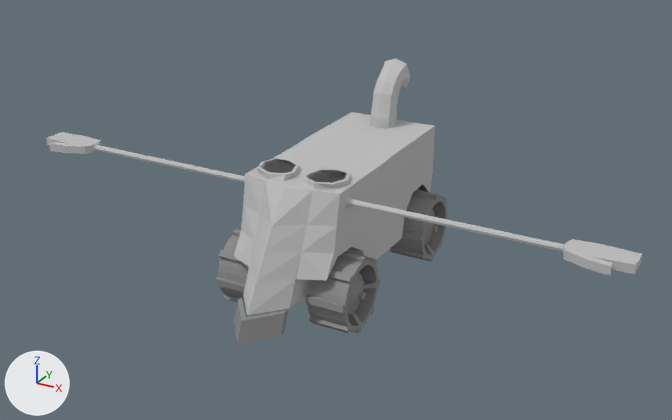
Renders of the Blender file assets/gear.blend from each side of a commit.
One viewpoint serves both versions: a 50 mm lens placed at (8.25, -14.51, 7.31), pointed at (0.3, -0.07, 0.09). Every picture has the same lights, and +X, +Y and +Z are marked at lower left. The same objects are shown in both versions, whatever each file hides.

In view in the first picture: 'tank01', 'tank01.001', 'tire01', 'tire01.001', 'tire01.003'.
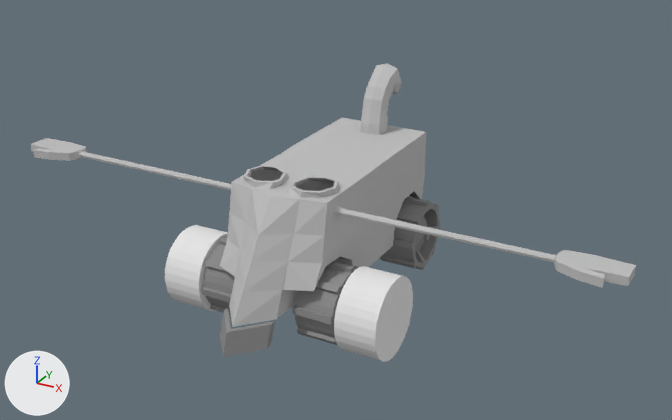
Where the change shows, as pixel boxes [x1, y1, x2, y2] in the pictures (672 x 420 px):
```json
{"object": "tank01", "change": "moved", "before": [46, 59, 642, 315], "after": [31, 63, 636, 327]}
{"object": "Cylinder", "change": "added", "after": [165, 225, 413, 362]}
{"object": "tire01", "change": "moved", "before": [305, 252, 380, 334], "after": [292, 261, 359, 345]}
{"object": "tire01.001", "change": "moved", "before": [389, 190, 449, 262], "after": [380, 197, 441, 270]}
{"object": "tire01.003", "change": "moved", "before": [216, 229, 249, 305], "after": [202, 237, 235, 315]}
{"object": "tank01.001", "change": "moved", "before": [234, 297, 288, 344], "after": [220, 308, 275, 357]}
```

The change, as JSON lines over the scene's bpy script:
```json
{"op": "add", "block": "mat_material_038", "code": ["mat_material_038 = diffuse_material('Material.038')", "mat_material_038.base_color = (0.8, 0.8, 0.8)  # white #e7e7e7"]}
{"op": "add", "block": "me_cylinder_012", "code": ["me_cylinder_012 = bpy.data.meshes.new('Cylinder.012')", "me_cylinder_012.from_pydata(...)  # a 32-sided cylinder along z spanning x -1.0..1.0, y -1.0..1.0, z -10.25..-8.25; a 32-sided cylinder along z spanning x -1.0..1.0, y -1.0..1.0, z -1.0..1.0", "me_cylinder_012.materials.append(mat_material_038)  # its picture is missing"]}
{"op": "set", "path": "ob_tank01.location", "old": "(0.0, 0.0, 0.0)", "new": "(0.0, -0.45, 0.0)"}
{"op": "add", "block": "ob_cylinder", "code": ["ob_cylinder = bpy.data.objects.new('Cylinder', me_cylinder_012)", "ob_cylinder.location = (1.85, -1.44, -1.08)", "ob_cylinder.rotation_euler = (0.0, 1.571, 0.0)  # degrees (0, 90, 0)", "ob_cylinder.scale = (0.776, 0.776, 0.4)"]}
```
